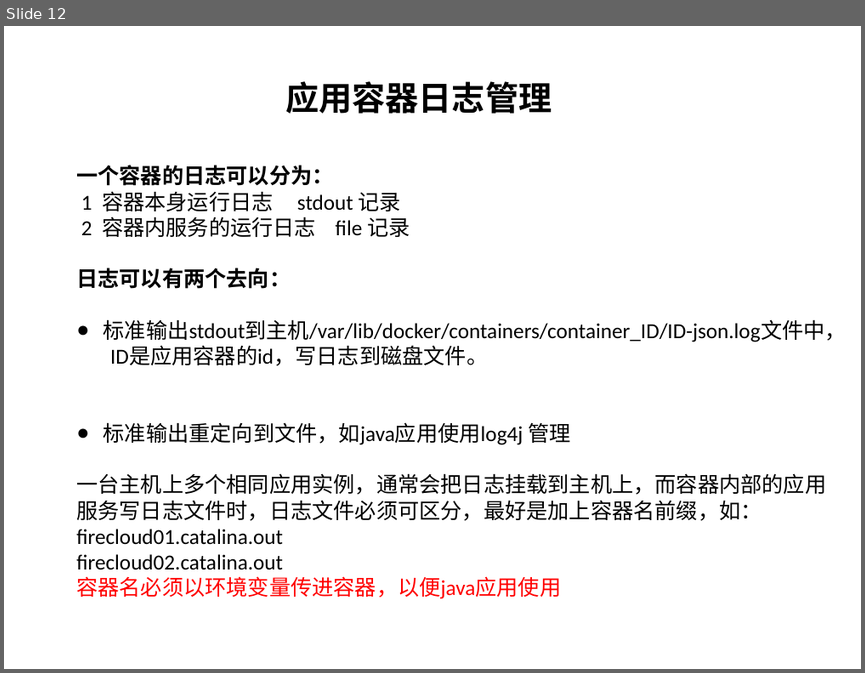
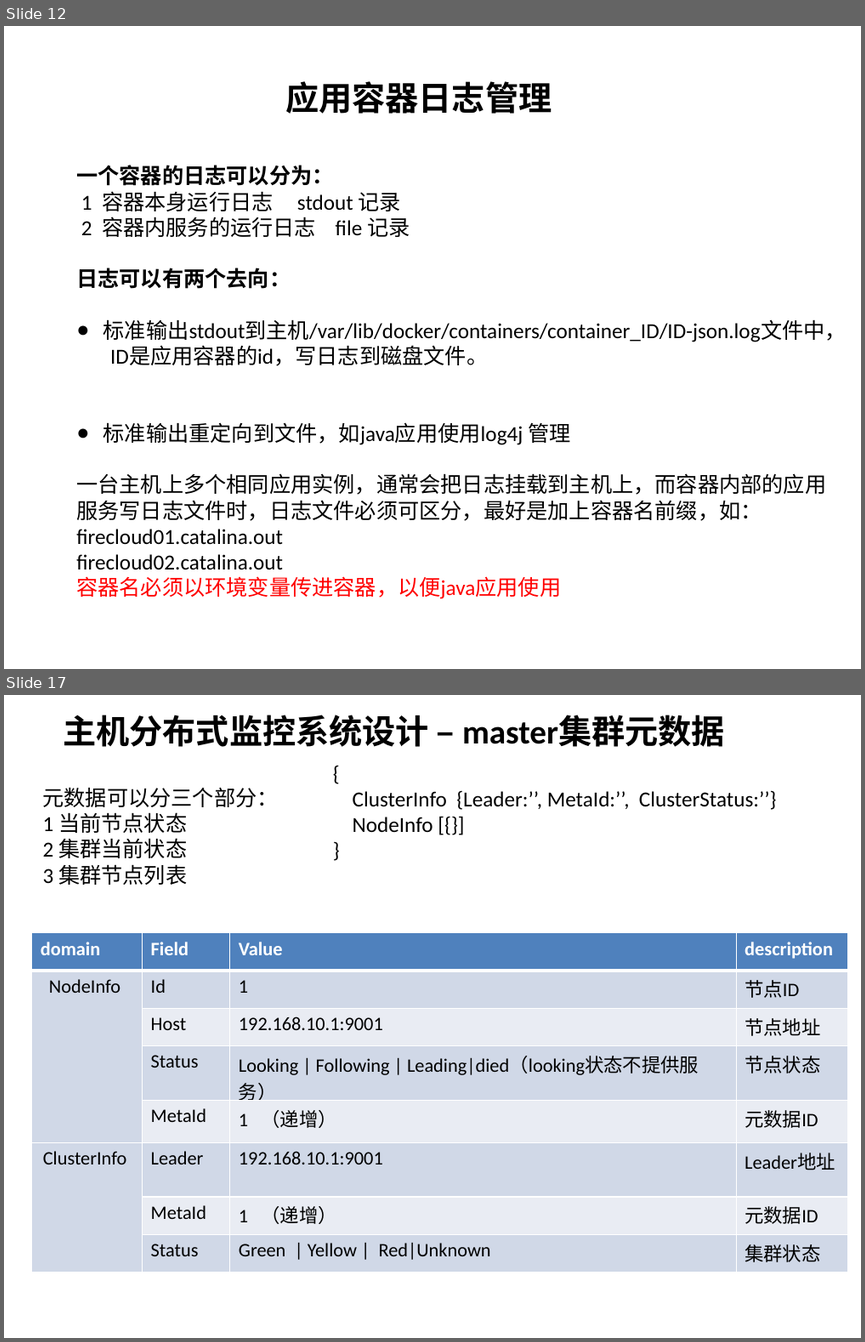
Before and after one commit to wsyx123/firecloud-server, a slide deck: description/firecloud-architecture.pptx. Shown one above the other, each under a label of ours: slide 12 before the commit, slides 12 and 17 after it; the slides between them are not shown. The pictures are 865x673 and 865x1342 pixels, drawn with LibreOffice and Linux fonts; fonts in the diff are those of the drawing. Boxes give left, top, right and bottom in pixels: in the first picture for what was removed or moved away, otherwise in the second. Text is boxed around its words. In the diff, an @@ line names an element or a change of style, - is before the commit and + after.

```diff
--- a/description/firecloud-architecture.pptx
+++ b/description/firecloud-architecture.pptx
@@ slide 17 added at [4,695,861,1338], background #FFFFFF @@
@@ text added at [63,715,725,747], 28 pt, text #000000, bold @@
+主机分布式监控系统设计 – master集群元数据
@@ text added at [43,787,279,885], 18 pt, text #000000 @@
+元数据可以分三个部分：
+1 当前节点状态
+2 集群当前状态
+3 集群节点列表
@@ text added at [352,790,777,832], 18 pt, text #000000 @@
+{
+ClusterInfo {Leader:’’, MetaId:’’, ClusterStatus:’’}
+NodeInfo [{}]
+}
@@ table added at [31,933,847,1265], 8 rows, 4 columns @@
+domain | Field | Value | description
+NodeInfo | Id | 1 | 节点ID
+ | Host | 192.168.10.1:9001 | 节点地址
+ | Status | Looking | Following | Leading|died（looking状态不提供服务） | 节点状态
+ | MetaId | 1 （递增） | 元数据ID
+ClusterInfo | Leader | 192.168.10.1:9001 | Leader地址
+ | MetaId | 1 （递增） | 元数据ID
+ | Status | Green | Yellow | Red|Unknown | 集群状态
```
Also in this commit, not shown: 22 other slides added, 25 other files.
